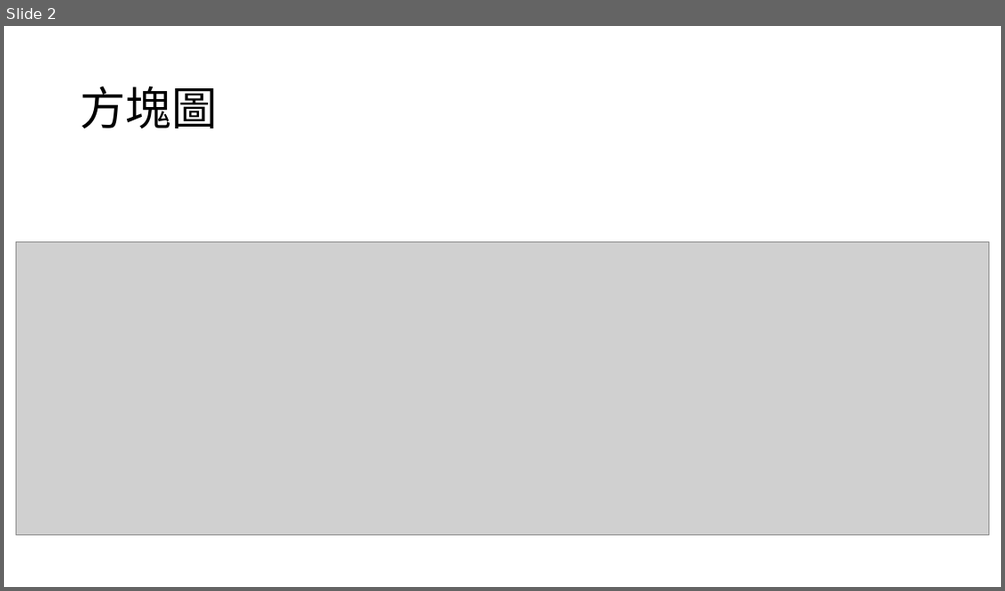
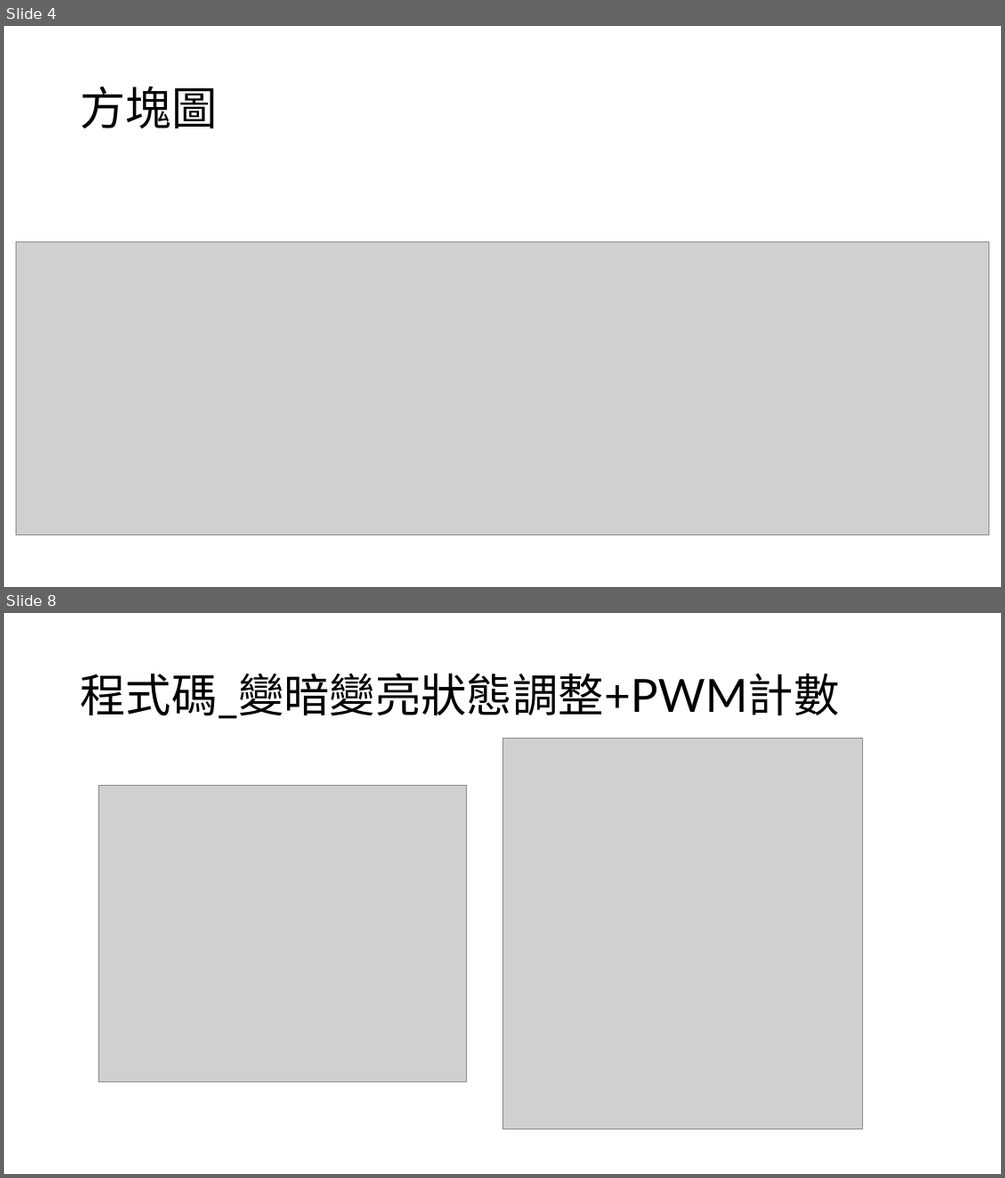
Before and after one commit to YUHAO-109112128/HW3_breath-light, a slide deck: HW3_呼吸燈.pptx. Shown one above the other, each under a label of ours: slide 2 before the commit, slides 4 and 8 after it; the slides between them are not shown. The pictures are 1005x591 and 1005x1178 pixels, drawn with LibreOffice and Linux fonts; fonts in the diff are those of the drawing; grey boxes stand for pictures. Boxes give left, top, right and bottom in pixels: in the first picture for what was removed or moved away, otherwise in the second. Text is boxed around its words. In the diff, an @@ line names an element or a change of style, - is before the commit and + after.

```diff
--- a/HW3_呼吸燈.pptx
+++ b/HW3_呼吸燈.pptx
@@ slide 8 added at <box>4,613,1001,1174</box>, background #FFFFFF @@
@@ title added at <box>80,673,839,719</box>, 44 pt, text #000000 @@
+程式碼_變暗變亮狀態調整+PWM計數
@@ picture added at <box>502,738,863,1129</box> @@
@@ picture added at <box>98,785,467,1082</box> @@
@@ what was slide 2 is now slide 4 @@
```
Also in this commit, not shown: 1 slide changed, 6 other slides added.
